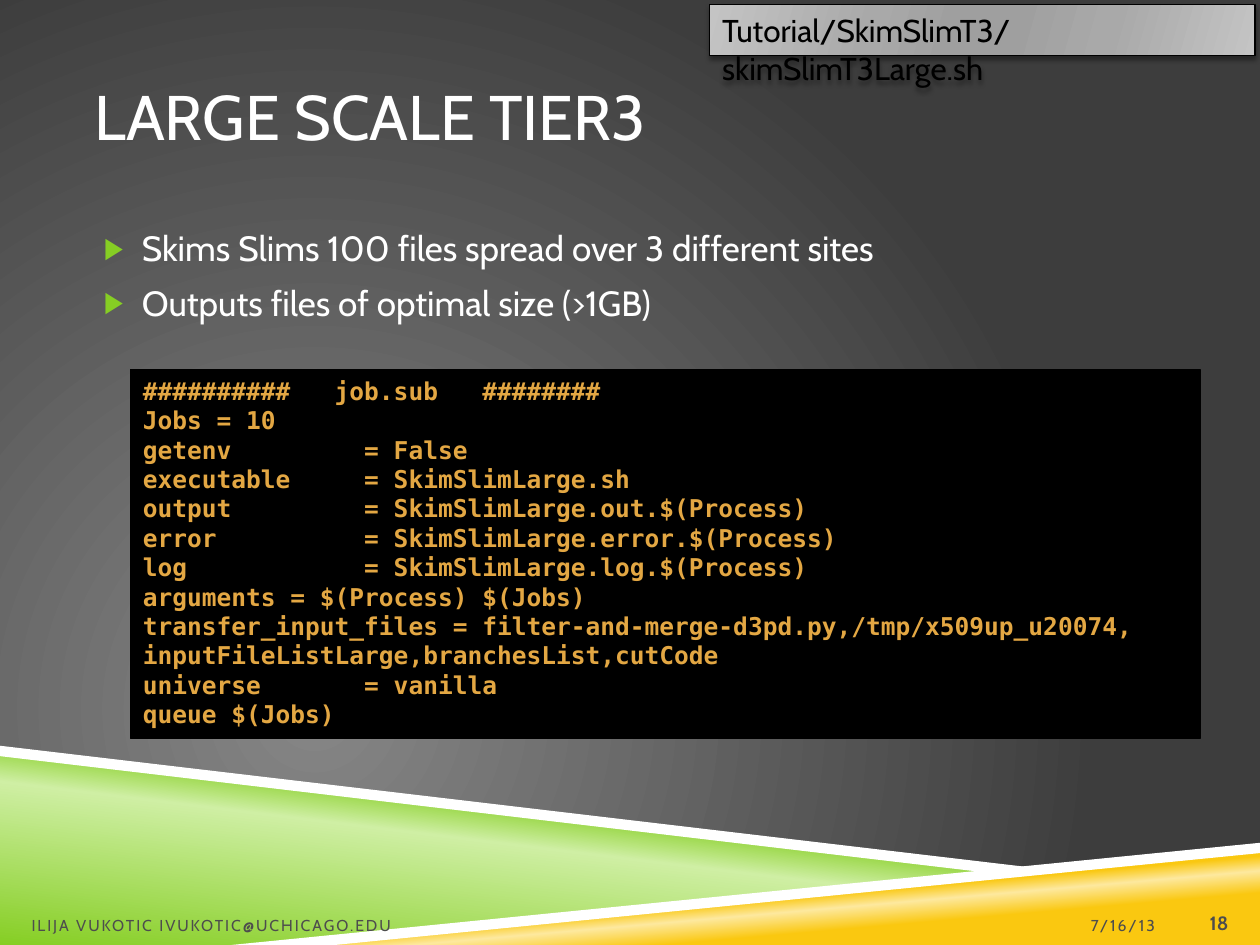
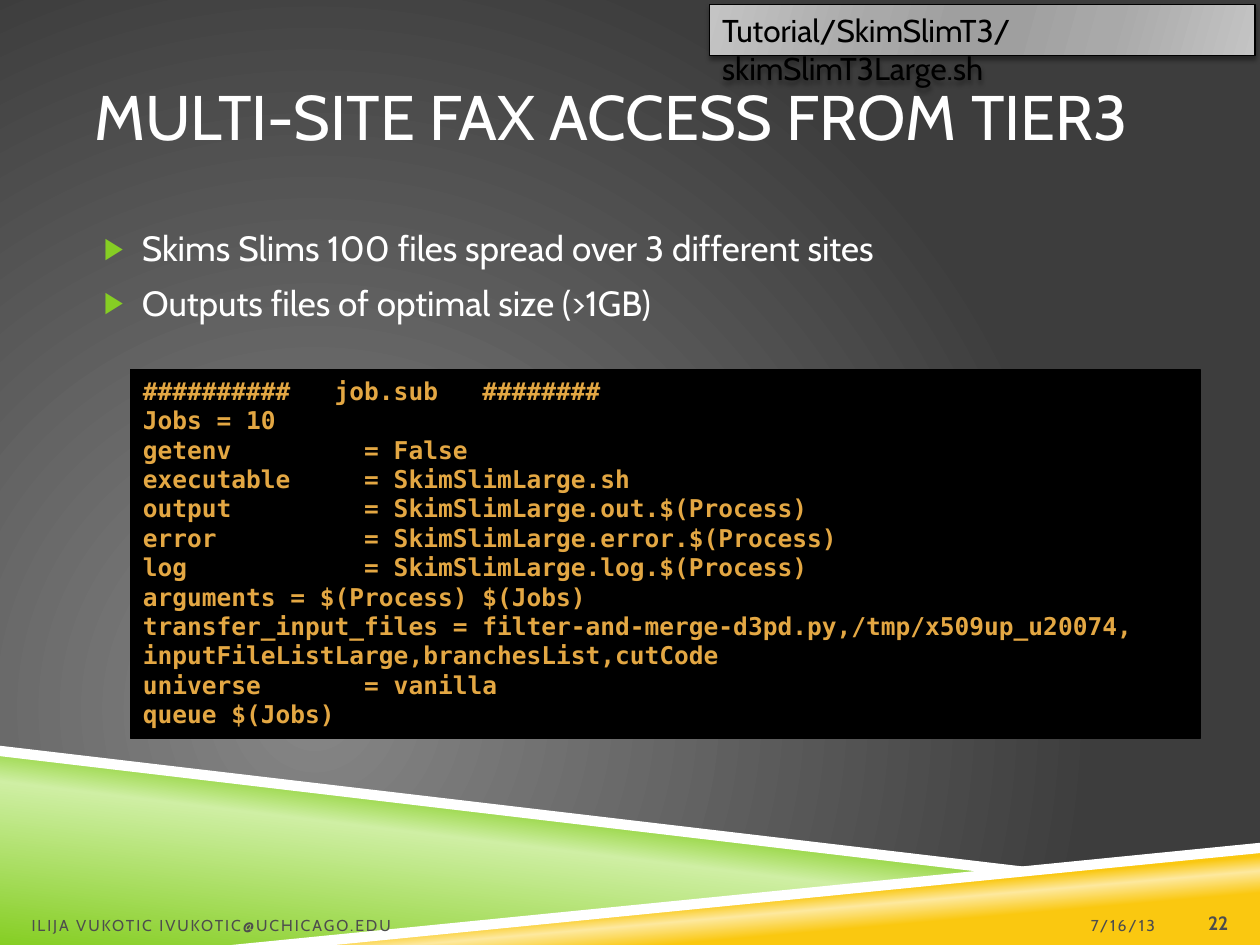
Before and after one commit to ivukotic/Tutorial, a slide deck: slide 22 of Tutorial.pptx (slide 18 before the commit). Drawn at 1260x945 pixels with LibreOffice and Linux fonts; fonts in the diff are those of the drawing; background and template pictures are left out. Boxes give left, top, right and bottom in pixels: in the first picture for what was removed or moved away, otherwise in the second. Text is boxed around its words. In the diff, an @@ line names an element or a change of style, - is before the commit and + after.

```diff
--- a/Tutorial.pptx
+++ b/Tutorial.pptx
@@ title at [94,87,1128,141]: text changed @@
-LARGE SCALE TIER3
+MULTI-SITE FAX ACCESS FROM TIER3
@@ page number at [1208,916,1228,930]: text changed @@
-18
+22
```
Also in this commit, not shown: 15 other slides changed, 4 slides added.
